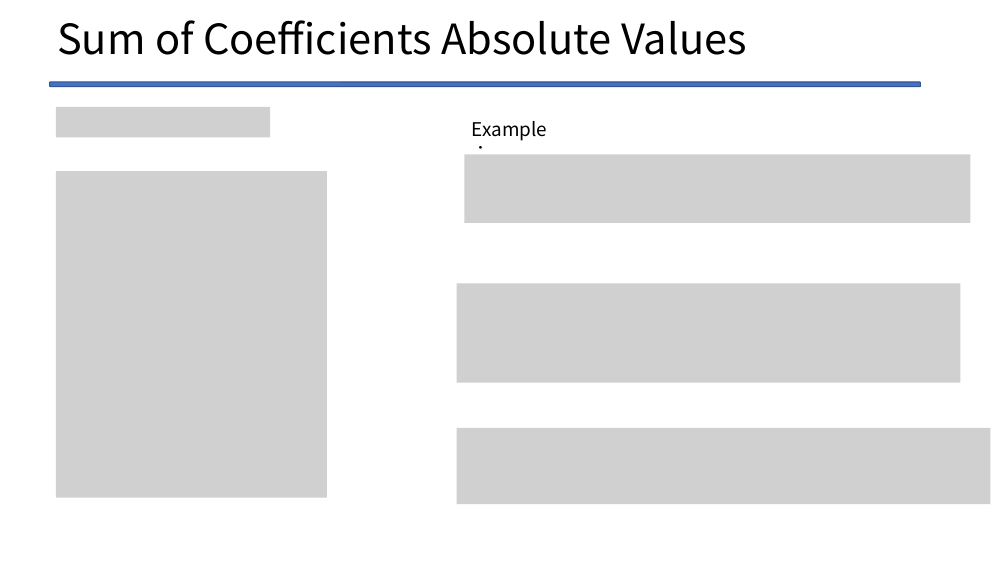
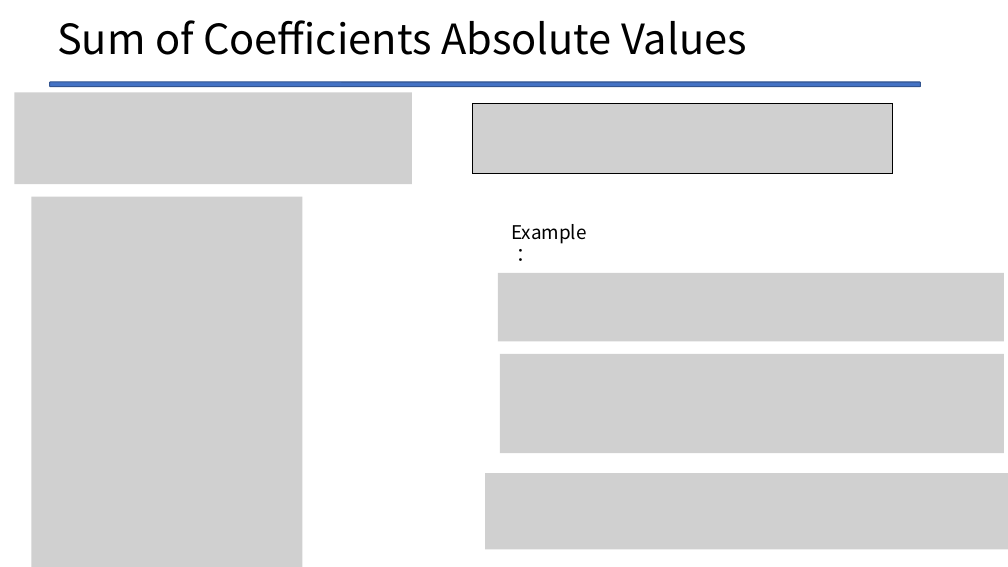
Before and after one commit to Legolas9999/zemi, a slide deck: slide 21 of lcj_ron_zemi2.pptx. Drawn at 1008x567 pixels with LibreOffice and Linux fonts; fonts in the diff are those of the drawing; grey boxes stand for pictures. Boxes give left, top, right and bottom in pixels: in the first picture for what was removed or moved away, otherwise in the second. Text is boxed around its words. In the diff, an @@ line names an element or a change of style, - is before the commit and + after.

```diff
--- a/lcj_ron_zemi2.pptx
+++ b/lcj_ron_zemi2.pptx
@@ picture added at (14, 92, 412, 185) @@
@@ picture removed at (56, 107, 271, 137) @@
@@ picture added at (473, 103, 892, 173) @@
@@ picture removed at (464, 154, 971, 223) @@
@@ picture: place and size @@
-picture at (56, 171, 327, 498)
+picture at (32, 197, 303, 567)
@@ text "Example：": place and size @@
-text "Example：" at (472, 121, 547, 141)
+text "Example：" at (511, 224, 586, 244)
@@ picture removed at (457, 284, 961, 383) @@
@@ picture added at (498, 273, 1005, 342) @@
@@ picture added at (500, 354, 1004, 453) @@
@@ picture: place and size @@
-picture at (457, 428, 991, 504)
+picture at (485, 473, 1008, 550)
```
Also in this commit, not shown: 16 other slides changed, 4 slides added, 5 other files.
